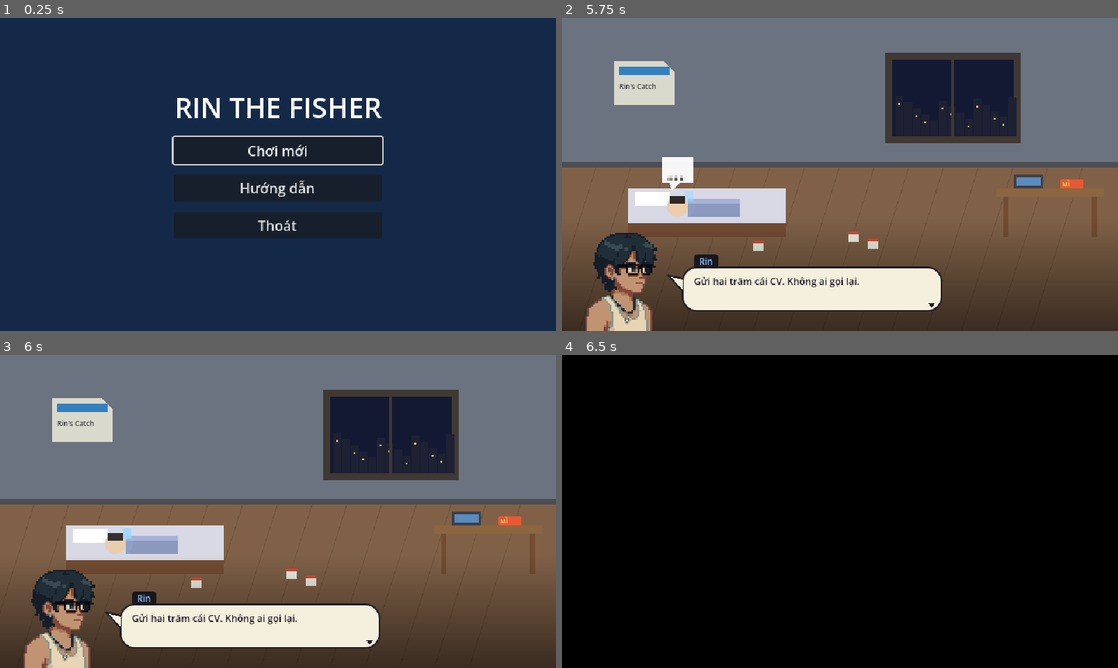
Above: before the commit, frames 1-4 (two rows, left to right).
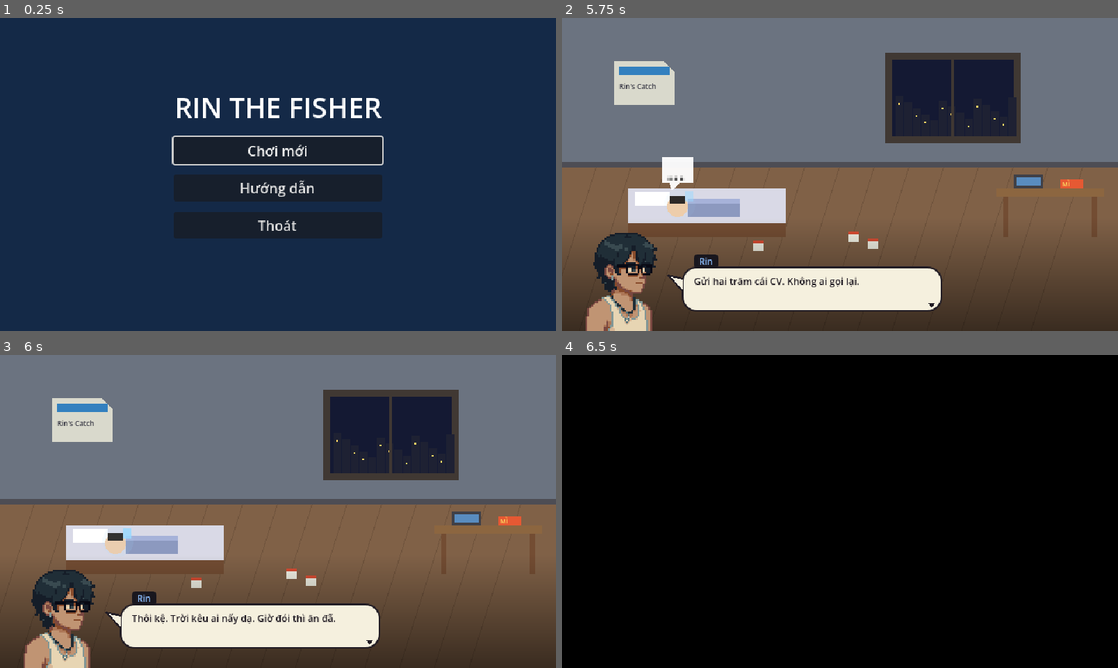
Above: after the commit, the same moments.

Repository: Th1nh2411/tide-then-table
Game: Godot game, scene res://scenes/main_menu/main_menu.tscn
Same seed, same stepped clock (60 frames per second), same inputs: the game is played once before the commit and once after it.
Inputs (mouse positions are in pixels of both pictures, inside the frame that each line leads up to):
- Up to frame 1 (0.25 s): no input
- Up to frame 2 (5.75 s): click "Chơi mới" at 0.5 s; tap Enter at 1.25, 3.5 s; move the mouse to (962, 158) at 1.27 s; hold D (turn_right) 1.28-2 s; hold Space (cast) 1.28-2 s; click (962, 158) at 1.42 s; tap E (interact) at 1.55, 4.55 s; drag from (728, 190) to (812, 237) at 2.02 s; move the mouse to (895, 105) at 2.77 s; hold D (turn_right) 2.78-3.5 s; hold Tab (open_hold) 2.78-3.5 s; tap J (open_phone) at 3.05 s; drag from (812, 237) to (673, 127) at 3.52 s; move the mouse to (1006, 221) at 4.27 s; hold A (turn_left) 4.28-5 s; hold Space (cast) 4.28-5 s; tap M (open_map) at 4.9 s; drag from (673, 127) to (756, 96) at 5.02 s
- Up to frame 3 (6 s): tap Space (cast) at 5.75 s; move the mouse to (305, 511) at 5.77 s; hold S (throttle_back) from 5.78 s (still down); hold Q (drop_net) from 5.78 s (still down); click (305, 511) at 5.92 s
- Up to frame 4 (6.5 s): keep holding S (throttle_back); keep holding Q (drop_net); tap J (open_phone) at 6.05 s; tap Escape (pause) at 6.4 s

Frames 1-2 are identical in both runs. In frame 3, 0.5% of the frame differs, in the area x 23-61%, y 82-86%; in frame 4, nothing differs.

Commit message:
story: Vy arc in game (spoiled rich girl -> warm: vy_arrives rewrite, new after-shift vy_stands_up + vy_stay, two-mood small talk via later_flag) and Rin's easygoing "sao cũng được" personality (PLAN §1, ART_PLAN, intro line)

Diff:
--- a/data/cutscenes/intro_call.tres
+++ b/data/cutscenes/intro_call.tres
@@ -13,6 +13,7 @@
 narrate \"Rin nằm dài trong phòng trọ, lướt tin tuyển dụng tới mỏi tay.\"
 emote Lying ... 1.2
 speak \"Rin (buon)\" \"Gửi hai trăm cái CV. Không ai gọi lại.\"
+speak Rin \"Thôi kệ. Trời kêu ai nấy dạ. Giờ đói thì ăn đã.\"
 pause 0.4
 narrate \"Bụng réo. Trên bàn chỉ còn đúng một gói mì.\"
 emote Lying ! 1.0
--- a/data/cutscenes/vy_arrives.tres
+++ b/data/cutscenes/vy_arrives.tres
@@ -7,7 +7,7 @@
 id = "vy_arrives"
 min_day = 4
 priority = 25
-script_text = "# Ngày 4: Vy, sinh viên năm cuối ở xóm trên, xin làm thêm buổi tối.
+script_text = "# Ngày 4: Vy, tiểu thư xóm trên, xài hết tiền đi chơi nên xin làm thêm buổi tối.
 camera kitchen_view 0 1.6
 fade_in 0.6
 spawn Bao bao bao_stove 1.4
@@ -15,21 +15,24 @@
 spawn Vy vy vy_start 1.4
 move_to Vy vy_stop 2.4
 face Rin left
-speak \"Vy (boi_roi)\" \"Dạ... anh là chủ quán hả? Em là Vy, sinh viên năm cuối, nhà ở xóm trên.\"
-speak Vy \"Em xin làm thêm buổi tối được không anh? Em chạy bàn quen rồi, bưng món với dọn bàn nhanh lắm.\"
+speak \"Vy (che)\" \"Trời ơi mùi cá... Ủa, ai là chủ quán ở đây?\"
+speak Rin \"Anh. Chắc vậy.\"
+speak \"Vy (kieu)\" \"Em là Vy, nhà ở xóm trên. Lương một ca bao nhiêu vậy anh?\"
 emote Rin ? 1.0
-speak Bảo \"Mày chạy muốn rớt dép mỗi tối còn suy nghĩ gì nữa.\"
-speak Vy \"Lương... hai trăm một ca là được rồi ạ.\"
+speak Vy \"Em cần tiền đi chơi với tụi bạn. Ba mẹ cắt tiền tiêu vặt, kêu tự kiếm đi rồi biết.\"
+speak Vy \"Hai trăm một ca. Em chỉ bưng với dọn thôi nha, không đụng cá sống đâu.\"
+speak Bảo \"Tiểu thư hả trời. Mày chạy muốn rớt dép mỗi tối, nhận đi.\"
 choice \"Nhận Vy làm luôn\" hire \"Để anh tính đã\" later
 label hire
-speak \"Rin (vui)\" \"Ok, tối nay làm luôn nha Vy.\"
-emote Vy heart 1.2
-speak Vy \"Dạ! Em cảm ơn anh!\"
+speak Rin \"Ừ, sao cũng được. Tối nay làm luôn nha.\"
+speak \"Vy (kieu)\" \"Dễ vậy luôn? Anh tuyển người kiểu gì vậy trời.\"
 set_flag vy_hire_now
 goto end
 label later
-speak Rin \"Để anh tính chút, khi nào cần anh gọi em nha.\"
-speak Vy \"Dạ. Anh bấm nút Nhân viên là thấy tên em.\"
+speak Rin \"Để anh tính chút... mà chắc tính cũng vậy thôi.\"
+speak \"Vy (kieu)\" \"Anh bấm nút Nhân viên là thấy tên em. Lâu quá em đi quán khác đó.\"
 label end
+speak \"Vy (che)\" \"Mà bàn này ai lau vậy? Dính dính hết trơn.\"
+emote Bao ... 1.0
 speak Bảo \"Thiếu người nữa thì đăng tin tuyển dụng. Tốn chút tiền mà có người xịn.\"
 camera room_view 0.8 1"
--- /dev/null
+++ b/data/cutscenes/vy_stands_up.tres
@@ -0,0 +1,38 @@
+[gd_resource type="Resource" script_class="Cutscene" format=3]
+
+[ext_resource type="Script" path="res://data/resources/cutscene.gd" id="1_cut"]
+
+[resource]
+script = ExtResource("1_cut")
+id = "vy_stands_up"
+min_day = 4
+priority = 22
+requires_flag = "worked_vy"
+sets_flag = "vy_warmed"
+script_text = "# Sau ca đầu Vy làm: khách say chê quán, Vy cãi lại trước cả Rin; rồi ba người ăn mì của Bảo.
+camera kitchen_view 0 1.6
+fade_in 0.6
+spawn Bao bao bao_stove 1.4
+spawn Rin rin rin_spot 1.4
+spawn Vy vy vy_stop 1.4
+spawn Guest guest guest_seat 1.4
+speak Khách \"Ông chủ! Quán gì dơ dữ, ghế nhựa, cá thì tanh. Tính rẻ lại coi!\"
+speak \"Rin (boi_roi)\" \"Dạ... chú thấy bớt sao thì bớt, sao cũng được...\"
+emote Vy ! 0.8
+face Vy left
+speak \"Vy (che)\" \"Bàn em mới lau ba lần đó chú! Quán người ta sạch hơn nhà chú đó!\"
+speak Vy \"Cá anh Rin câu đêm qua, tươi rói. Chú ăn sạch dĩa rồi mới chê hả?\"
+emote Guest ... 1.0
+speak Khách \"...Thì tính đủ đi. Mai tui dẫn tụi nó tới.\"
+remove Guest
+emote Vy ? 1.0
+speak \"Vy (boi_roi)\" \"Ủa... sao em lại đi bênh cái quán này?\"
+speak Bảo \"Ai biết. Ngồi xuống ăn mì đi, tao nấu ba gói.\"
+narrate \"Sau ca, ba người ngồi ghế nhựa ăn mì. Bảo kể chuyện startup sập, Rin cười như chuyện của ai.\"
+speak Vy \"Hai anh mất hết rồi mà còn cười được hả?\"
+speak Rin \"Mất thì mất. Trời cho cái ghe với cái quán, thì làm cái quán.\"
+speak \"Vy (kieu)\" \"Anh sống kiểu gì mà câu nào cũng là sao cũng được vậy?\"
+emote Rin ... 1.2
+speak Rin \"...Chưa ai hỏi anh câu đó.\"
+speak \"Vy (vui)\" \"Mì ngon thiệt. Mai em tới sớm.\"
+camera room_view 0.8 1"
--- a/data/dialogues/vy_app.tres
+++ b/data/dialogues/vy_app.tres
@@ -7,8 +7,8 @@
 id = "vy_app"
 min_day = 4
 priority = 10
-script_text = "Vy: Anh Rin, cái app trên điện thoại anh... anh tự viết hả?
-Rin: Ừ. Hồi còn làm startup với Bảo. Giờ dùng để quản lý quán thôi.
-Vy: Sao log của nó toàn chữ đỏ [ERR] vậy anh? Em thấy có dòng "tọa độ không tồn tại".
-Rin (boi_roi): ...Chắc GPS lỗi. Code hồi đó viết vội lắm.
-Vy (vui): Hì, anh nói y chang Bảo luôn."
+script_text = "Vy (kieu): Anh Rin, cái app trên điện thoại anh nhìn quê dữ vậy. Anh tự viết hả?
+Rin: Ừ. Hồi làm startup với Bảo. Giờ xài quản lý quán.
+Vy: Log toàn chữ đỏ [ERR] kìa. Có dòng \"tọa độ không tồn tại\" nữa.
+Rin (boi_roi): ...Chắc GPS lỗi. Kệ, chạy được là được.
+Vy (che): Hèn chi startup anh sập."
--- a/data/dialogues/vy_cat.tres
+++ b/data/dialogues/vy_cat.tres
@@ -8,6 +8,7 @@
 min_day = 5
 priority = 8
 requires_flag = "cat_adopted"
-script_text = "Vy: {pet} lúc nào cũng nằm ngó ra biển, như đang đợi ai.
+script_text = "Vy (che): {pet} đừng lại gần, lông dính áo em!
+Vy: ...Mà nó lúc nào cũng nằm ngó ra biển, như đang đợi ai.
 Rin: Nó đợi cá thôi.
 Vy (lo): Không đâu... Em thấy mắt nó sáng xanh, giống cái ánh sáng ông em kể."
--- a/data/dialogues/vy_fog.tres
+++ b/data/dialogues/vy_fog.tres
@@ -5,9 +5,11 @@
 [resource]
 script = ExtResource("1_dlg")
 id = "vy_fog"
-min_day = 3
+min_day = 4
 priority = 9
-script_text = "Vy: Hồi nhỏ ông nội em hay kể, ngoài phía đông bắc có một dải sương không bao giờ tan.
-Vy: Đêm nào trăng tối, trong sương sáng lên xanh xanh, như có ai thắp đèn dưới nước.
-Rin: Ông em có ra đó lần nào chưa?
-Vy: Ông nói ghe nào đi vô đó thì về... nhưng không ai nhớ đã thấy gì. Kỳ ha?"
+requires_flag = "vy_warmed"
+script_text = "Vy: Anh Rin, hôm qua em về hỏi ông nội chuyện dải sương phía đông bắc.
+Vy: Ông nói đêm trăng tối, trong sương sáng xanh xanh, như có ai thắp đèn dưới nước.
+Rin: Ông em ra đó lần nào chưa?
+Vy (lo): Ông nói ghe nào đi vô thì về, mà không ai nhớ đã thấy gì. Ông dặn em kể anh nghe.
+Vy (boi_roi): Không phải em lo cho anh đâu nha. Em tò mò thôi."
--- a/data/dialogues/vy_mark.tres
+++ b/data/dialogues/vy_mark.tres
@@ -8,7 +8,7 @@
 min_day = 1
 priority = 14
 requires_flag = "wave_mark"
-script_text = "Vy: Anh Rin, tay anh bị gì vậy? Sao có vệt xanh xanh như hình con sóng?
+script_text = "Vy (che): Ê, tay anh bị gì vậy? Xanh xanh như hình con sóng... đừng đụng vô dĩa của khách nha.
 Rin: Hôm trước ra khơi... nói ra em không tin đâu.
-Vy: Ông nội em kể, ngày xưa ai được cá Ông \"đánh dấu\" thì biển nhường cho người đó một nhịp.
-Vy (lo): Anh đừng giỡn với nó nha. Mà nếu quán đông quá... thì cũng đỡ được chút ha."
+Vy: Ông nội em kể, ai được cá Ông \"đánh dấu\" thì biển nhường cho người đó một nhịp.
+Vy (kieu): Ông nói vậy thôi, em không tin. Mà quán đông quá thì... xài đỡ cũng được."
--- a/data/dialogues/vy_omen.tres
+++ b/data/dialogues/vy_omen.tres
@@ -9,5 +9,6 @@
 priority = 12
 requires_flag = "fog_omen_day"
 script_text = "Vy: Anh thấy ánh sáng ngoài sương rồi phải không? Cả xóm đồn ầm lên.
-Rin: Ừ. Mai sương mở, anh tính ra đó coi.
-Vy (lo): Anh nhớ đem đèn dư dầu nha. Đừng ráng quá, quán còn chờ anh về."
+Rin: Ừ. Mai sương mở, chắc anh ra đó coi. Tới đâu hay tới đó.
+Vy (lo): Tới đâu hay tới đó cái gì! Đem đèn dư dầu, đừng ráng quá.
+Vy (boi_roi): Anh mà mất tích thì ai trả lương em... với lại quán còn chờ anh về."
--- /dev/null
+++ b/data/dialogues/vy_stay.tres
@@ -0,0 +1,16 @@
+[gd_resource type="Resource" script_class="Dialogue" format=3]
+
+[ext_resource type="Script" path="res://data/resources/dialogue.gd" id="1_dlg"]
+
+[resource]
+script = ExtResource("1_dlg")
+id = "vy_stay"
+min_day = 5
+priority = 11
+requires_flag = "vy_warmed"
+script_text = "Vy: Anh Rin, em đủ tiền đi chơi rồi.
+Rin: Vậy hả. Em nghỉ thì... chắc cũng ổn. Sao cũng được.
+Vy (kieu): Ai nói em nghỉ? Em hủy chuyến rồi. Đi với tụi nó chán lắm, ở đây còn có mì anh Bảo.
+Vy: Còn anh đó. Ngoài câu cá với bưng bê, anh thích cái gì?
+Rin: ...Anh chưa biết. Chắc ra biển thêm vài đêm thì biết.
+Vy (vui): Vậy em ở lại coi anh biết ra cái gì."
--- a/data/resources/staff_data.gd
+++ b/data/resources/staff_data.gd
@@ -24,6 +24,9 @@
 ## small talk once those are used up.
 @export var dialogues: Array[Dialogue] = []
 @export_multiline var idle_lines: Array[String] = []
+## Small talk after this story flag is set (Vy warming up: "vy_warmed").
+@export var later_flag: String = ""
+@export_multiline var later_idle_lines: Array[String] = []
 
 
 ## "đi nhanh · dọn nhanh · tip +10%" from the numbers.
--- a/data/staff/vy.tres
+++ b/data/staff/vy.tres
@@ -7,6 +7,7 @@
 [ext_resource type="Resource" path="res://data/dialogues/vy_cat.tres" id="5_cat"]
 [ext_resource type="Resource" path="res://data/dialogues/vy_omen.tres" id="6_omen"]
 [ext_resource type="Resource" path="res://data/dialogues/vy_mark.tres" id="7_mark"]
+[ext_resource type="Resource" path="res://data/dialogues/vy_stay.tres" id="8_stay"]
 
 [resource]
 script = ExtResource("1_staff")
@@ -18,7 +19,9 @@
 clean_seconds = 0.5
 tip_bonus = 0.15
 body_color = Color(0.9, 0.45, 0.55, 1)
-pitch = "Em là Vy, sinh viên năm cuối ở xóm trên. Anh cho em làm thêm buổi tối nha? Em chạy bàn quen rồi."
+pitch = "Em là Vy, nhà ở xóm trên. Em cần tiền đi chơi, làm đủ là nghỉ nha. Chỉ bưng với dọn, không đụng cá sống."
 arrives_on_day = 4
-dialogues = Array[ExtResource("2_dlg")]([ExtResource("3_app"), ExtResource("4_fog"), ExtResource("5_cat"), ExtResource("6_omen"), ExtResource("7_mark")])
-idle_lines = Array[String](["Vy: Bàn số 3 dọn xong rồi anh!", "Vy: Hôm nay khách đông ghê.", "Vy: Anh Bảo nấu món hấp thơm quá trời."])
+dialogues = Array[ExtResource("2_dlg")]([ExtResource("3_app"), ExtResource("4_fog"), ExtResource("5_cat"), ExtResource("6_omen"), ExtResource("7_mark"), ExtResource("8_stay")])
+idle_lines = Array[String](["Bàn này ai ăn mà như bãi chiến trường vậy?", "Mùi cá dính tóc em rồi nè!", "Đeo găng rồi mà đụng vỏ ốc vẫn ghê.", "Còn mấy ca nữa là em đủ tiền rồi.", "Tụi bạn em đăng ảnh đi biển kìa. Biển sạch nha."])
+later_flag = "vy_warmed"
+later_idle_lines = Array[String](["Bàn 3 xong rồi anh Rin!", "Hôm nay khách đông, vui ghê.", "Anh Bảo, cho em nêm thử nha?", "Em quen mùi cá rồi. Nói ra ai tin.", "Anh Rin, nghĩ ra mình thích gì chưa?"])
--- a/scenes/common/talker.gd
+++ b/scenes/common/talker.gd
@@ -9,6 +9,10 @@
 @export var dialogues: Array[Dialogue] = []
 ## Small talk once every conversation is used up (random each time).
 @export_multiline var idle_lines: Array[String] = []
+## Once this story flag is set, small talk comes from `later_idle_lines`
+## instead (someone whose mood changed over the story).
+@export var later_flag: String = ""
+@export_multiline var later_idle_lines: Array[String] = []
 
 
 func _ready() -> void:
@@ -37,6 +41,12 @@
 	var dialogue := DialogueLibrary.pick(dialogues)
 	if dialogue:
 		await box.play(dialogue)
-	elif not idle_lines.is_empty():
-		var line: Array[Dictionary] = [{"speaker": display_name, "text": idle_lines.pick_random()}]
+	elif not current_idle_lines().is_empty():
+		var line: Array[Dictionary] = [{"speaker": display_name, "text": current_idle_lines().pick_random()}]
 		await box.play_lines(line)
+
+
+func current_idle_lines() -> Array[String]:
+	if later_flag and GameState.has_flag(later_flag) and not later_idle_lines.is_empty():
+		return later_idle_lines
+	return idle_lines
--- a/scenes/restaurant/restaurant_scene.tscn
+++ b/scenes/restaurant/restaurant_scene.tscn
@@ -54,6 +54,7 @@
 [ext_resource type="Resource" path="res://data/dishes/bia_con_meo.tres" id="50_bia"]
 [ext_resource type="Resource" path="res://data/dialogues/cat_mark.tres" id="91_catmark"]
 [ext_resource type="Resource" path="res://data/cutscenes/wave_awaken.tres" id="92_awaken"]
+[ext_resource type="Resource" path="res://data/cutscenes/vy_stands_up.tres" id="93_vystand"]
 
 [node name="RestaurantScene" type="Control"]
 layout_mode = 3
@@ -64,7 +65,7 @@
 grow_vertical = 2
 mouse_filter = 2
 script = ExtResource("1_rest")
-after_shift_cutscenes = Array[ExtResource("39_cutdata")]([ExtResource("51_cutbeer"), ExtResource("53_cutnam"), ExtResource("54_cutreg")])
+after_shift_cutscenes = Array[ExtResource("39_cutdata")]([ExtResource("51_cutbeer"), ExtResource("53_cutnam"), ExtResource("54_cutreg"), ExtResource("93_vystand")])
 arrival_cutscenes = Array[ExtResource("39_cutdata")]([ExtResource("50_cutopen"), ExtResource("52_cutvy"), ExtResource("92_awaken")])
 menu = ExtResource("4_menu")
 fish_catalog = ExtResource("6_fish")
--- a/scenes/restaurant/shift_closer.gd
+++ b/scenes/restaurant/shift_closer.gd
@@ -45,6 +45,8 @@
 		FishOrders.release(visit)
 	var order_lines := FishOrders.expire_after_shift(fish_catalog)
 	var wages := crew.pay_wages()
+	for person in crew.roster.hired():
+		GameState.set_flag("worked_" + person.id)  # story scenes after their first shift
 	var stars := DayRating.stars(served, left_angry, variety_multiplier < 1.0)
 	GameState.last_rating = stars
 	GameState.add_day_record({"day": GameState.day, "earned": earned, "market": market_spent,
--- a/scenes/restaurant/staff_crew.gd
+++ b/scenes/restaurant/staff_crew.gd
@@ -150,5 +150,7 @@
 				talker.display_name = person.display_name
 				talker.dialogues = person.dialogues
 				talker.idle_lines = person.idle_lines
+				talker.later_flag = person.later_flag
+				talker.later_idle_lines = person.later_idle_lines
 				worker.add_child(talker)
 			people_layer.add_child(worker)
--- a/scenes/test/dialogue_test.gd
+++ b/scenes/test/dialogue_test.gd
@@ -30,6 +30,17 @@
 	_check("sets_flag on finish", GameState.has_flag("talked_omen"))
 	DialogueLibrary.mark_done(chat)
 	_check("repeatable stays", DialogueLibrary.can_play(chat))
+	# Small talk switches set once the mood flag is set (Vy warming up).
+	var talker := Talker.new()
+	talker.idle_lines.assign(["early"])
+	talker.later_flag = "warm_test"
+	talker.later_idle_lines.assign(["later"])
+	_check("idle lines: early set first", talker.current_idle_lines() == talker.idle_lines)
+	GameState.set_flag("warm_test")
+	_check("idle lines: later set after the flag", talker.current_idle_lines() == talker.later_idle_lines)
+	talker.free()
+	var vy: StaffData = load("res://data/staff/vy.tres")
+	_check("Vy has two moods of small talk", vy.later_flag == "vy_warmed" and not vy.later_idle_lines.is_empty())
 	# Cutscene scripts.
 	var tokens := CutsceneScript.tokenize('speak Rin "Ê! Con đó tao định bán mà!"')
 	_check("tokenize keeps quoted text", tokens.size() == 3 and tokens[2] == "Ê! Con đó tao định bán mà!")
Not shown, changed: ART_PLAN.md
Not shown, changed: ASSETS.md
Not shown, changed: CLAUDE.md
Not shown, changed: PLAN.md
